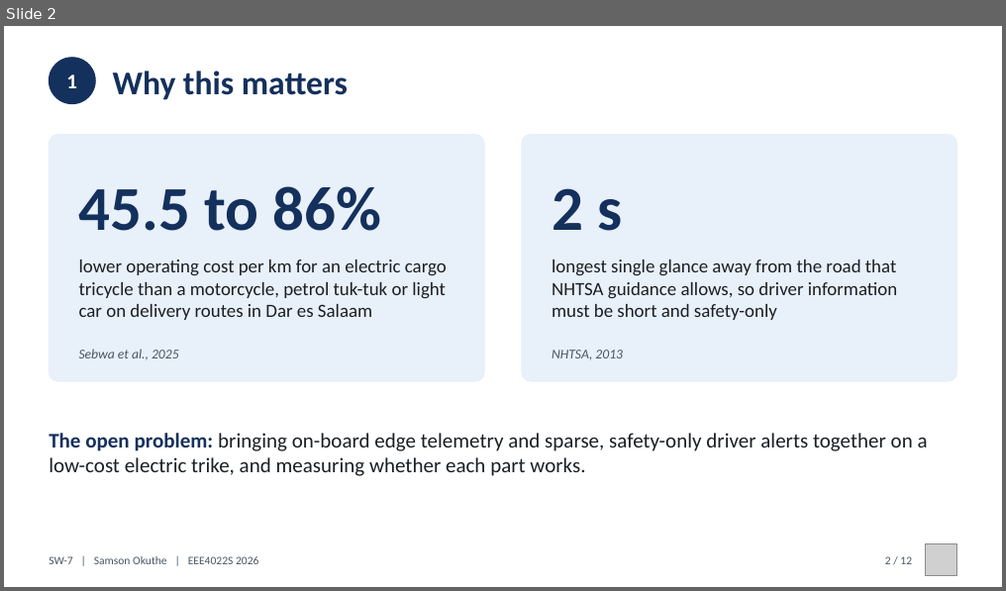
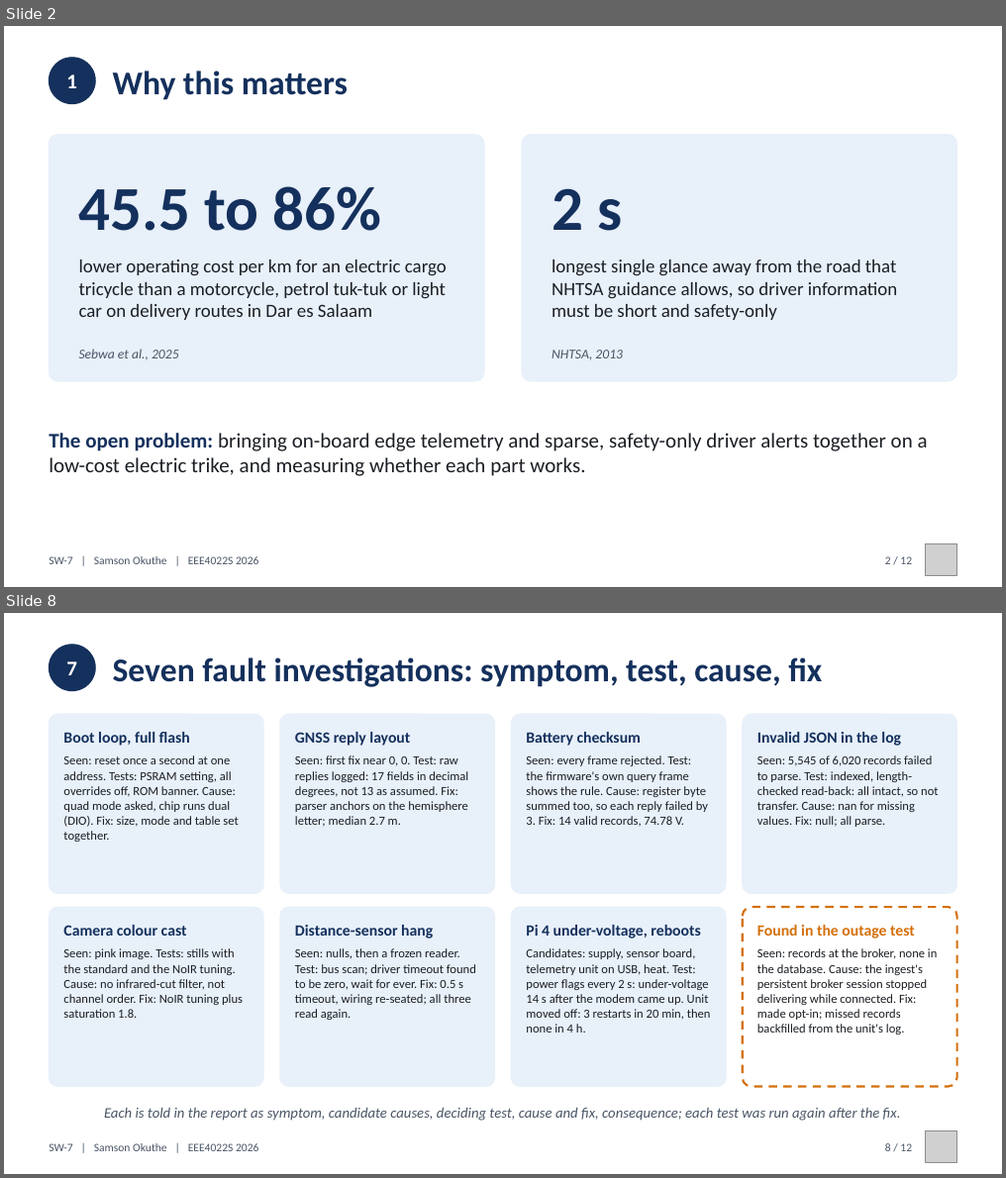
Before and after one commit to 0geder/Tukzie-HPEC-HUD, a slide deck: Presentation/SW7_Final_Presentation.pptx. Shown one above the other, each under a label of ours: slide 2 before the commit, slides 2 and 8 after it; the slides between them are not shown. The pictures are 1006x591 and 1006x1178 pixels, drawn with LibreOffice and Linux fonts; fonts in the diff are those of the drawing; grey boxes stand for pictures. Boxes give left, top, right and bottom in pixels: in the first picture for what was removed or moved away, otherwise in the second. Text is boxed around its words. In the diff, an @@ line names an element or a change of style, - is before the commit and + after.

```diff
--- a/Presentation/SW7_Final_Presentation.pptx
+++ b/Presentation/SW7_Final_Presentation.pptx
@@ slide 8 added at [4,613,1002,1174], background #FFFFFF @@
@@ ellipse added at [49,645,95,691], fill #14305C, outline #14305C 1 pt @@
@@ text added at [66,662,77,675], 20 pt, text #FFFFFF, bold @@
+7
@@ text added at [113,658,822,687], 32 pt, text #14305C, bold @@
+Seven fault investigations: symptom, test, cause, fix
@@ rounded rectangle added at [49,714,263,894], fill #E8F0FA, outline #E8F0FA 1 pt @@
@@ rounded rectangle added at [280,714,495,894], fill #E8F0FA, outline #E8F0FA 1 pt @@
@@ rounded rectangle added at [512,714,727,894], fill #E8F0FA, outline #E8F0FA 1 pt @@
@@ rounded rectangle added at [743,714,957,894], fill #E8F0FA, outline #E8F0FA 1 pt @@
@@ text added at [63,732,190,746], 15 pt, text #14305C, bold @@
+Boot loop, full flash
@@ text added at [63,756,238,842], 12 pt, text #1B1F24 @@
+Seen: reset once a second at one address. Tests: PSRAM setting, all overrides off, ROM banner. Cause: quad mode asked, chip runs dual (DIO). Fix: size, mode and table set together.
@@ text added at [295,732,410,746], 15 pt, text #14305C, bold @@
+GNSS reply layout
@@ text added at [295,756,468,827], 12 pt, text #1B1F24 @@
+Seen: first fix near 0, 0. Test: raw replies logged: 17 fields in decimal degrees, not 13 as assumed. Fix: parser anchors on the hemisphere letter; median 2.7 m.
@@ text added at [526,732,641,746], 15 pt, text #14305C, bold @@
+Battery checksum
@@ text added at [526,756,708,827], 12 pt, text #1B1F24 @@
+Seen: every frame rejected. Test: the firmware's own query frame shows the rule. Cause: register byte summed too, so each reply failed by 3. Fix: 14 valid records, 74.78 V.
@@ text added at [757,732,901,746], 15 pt, text #14305C, bold @@
+Invalid JSON in the log
@@ text added at [757,756,938,827], 12 pt, text #1B1F24 @@
+Seen: 5,545 of 6,020 records failed to parse. Test: indexed, length-checked read-back: all intact, so not transfer. Cause: nan for missing values. Fix: null; all parse.
@@ rounded rectangle added at [49,907,263,1087], fill #E8F0FA, outline #E8F0FA 1 pt @@
@@ rounded rectangle added at [280,907,495,1087], fill #E8F0FA, outline #E8F0FA 1 pt @@
@@ rounded rectangle added at [512,907,727,1087], fill #E8F0FA, outline #E8F0FA 1 pt @@
@@ rounded rectangle added at [743,907,957,1087], fill #FFFFFF, outline #D4700C 2 pt dashed @@
@@ text added at [63,925,187,936], 15 pt, text #14305C, bold @@
+Camera colour cast
@@ text added at [295,925,433,939], 15 pt, text #14305C, bold @@
+Distance-sensor hang
@@ text added at [526,925,700,939], 15 pt, text #14305C, bold @@
+Pi 4 under-voltage, reboots
@@ text added at [757,925,915,939], 15 pt, text #D4700C, bold @@
+Found in the outage test
@@ text added at [63,949,243,1018], 12 pt, text #1B1F24 @@
+Seen: pink image. Tests: stills with the standard and the NoIR tuning. Cause: no infrared-cut filter, not channel order. Fix: NoIR tuning plus saturation 1.8.
@@ text added at [295,949,476,1020], 12 pt, text #1B1F24 @@
+Seen: nulls, then a frozen reader. Test: bus scan; driver timeout found to be zero, wait for ever. Fix: 0.5 s timeout, wiring re-seated; all three read again.
@@ text added at [526,949,711,1033], 12 pt, text #1B1F24 @@
+Candidates: supply, sensor board, telemetry unit on USB, heat. Test: power flags every 2 s: under-voltage 14 s after the modem came up. Unit moved off: 3 restarts in 20 min, then none in 4 h.
@@ text added at [757,949,937,1035], 12 pt, text #1B1F24 @@
+Seen: records at the broker, none in the database. Cause: the ingest's persistent broker session stopped delivering while connected. Fix: made opt-in; missed records backfilled from the unit's log.
@@ text added at [104,1108,901,1121], 14 pt, text #4A5566, italic @@
+Each is told in the report as symptom, candidate causes, deciding test, cause and fix, consequence; each test was run again after the fix.
@@ text added at [49,1144,258,1152], 11 pt, text #4A5566 @@
+SW-7 | Samson Okuthe | EEE4022S 2026
@@ text added at [885,1144,912,1152], 11 pt, text #4A5566 @@
+8 / 12
@@ picture added at [926,1131,957,1163] @@
```
Also in this commit, not shown: 9 slides changed, 1 slide removed, 8 other files.
